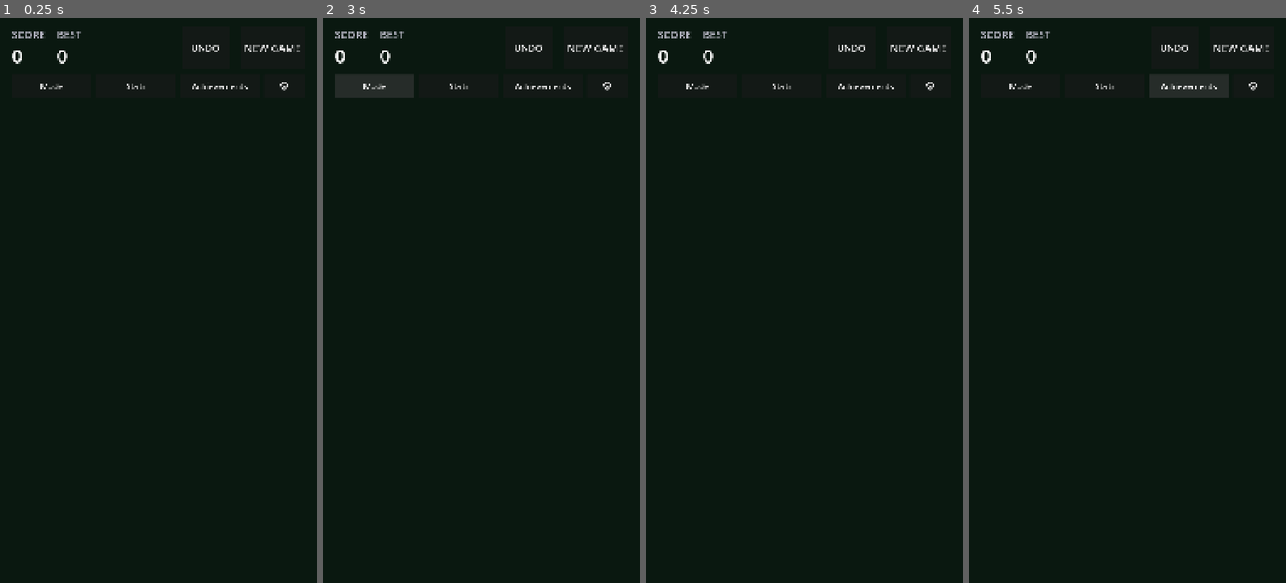
Above: before the commit, frames 1-4 (left to right).
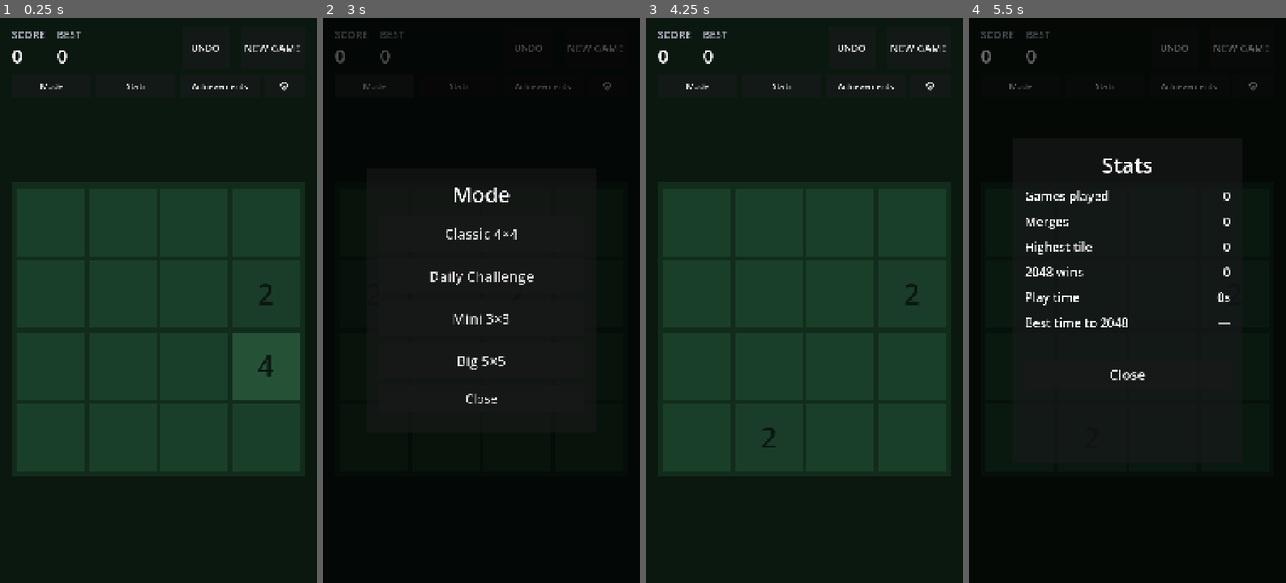
Above: after the commit, the same moments.

Repository: 0xRnato/2048
Game: Godot game, scene res://scenes/main.tscn
Two runs of this game, one before a commit and one after it. Both use one fixed random seed, a clock stepped at 60 frames per second and the inputs below.
Inputs (mouse positions are in pixels of both pictures, inside the frame that each line leads up to):
- Up to frame 1 (0.25 s): no input
- Up to frame 2 (3 s): click "NEW GAME" at 0.5 s; click "NEW GAME" at 1.25 s; click "UNDO" at 2 s; click "Mode" at 2.75 s
- Up to frame 3 (4.25 s): click (804, 232) at 3.5 s, where only the run after the commit has a clickable "Classic 4×4"
- Up to frame 4 (5.5 s): click "Stats" at 4.25 s; click "Achievements" at 5 s

The runs differ from the first frame. In frame 1, 41% of the frame differs, in the area x 5-95%, y 30-81%; in frame 2, 2.7%; in frame 3, 41%; in frame 4, 3.1%.
Error before the commit: Parse Error: Cannot get return value of call to "play_slide()" because it returns "void". (res://scripts/ui/board_view.gd:129)

Commit message:
fix(ui): replace coroutine return capture with timer-based animation sync

Diff:
--- a/scripts/game/board_theme.gd
+++ b/scripts/game/board_theme.gd
@@ -17,6 +17,9 @@
 func color_for(value: int) -> Color:
 	if value == 0:
 		return empty_cell
+	var key: String = str(value)
+	if tile_palette.has(key):
+		return tile_palette[key]
 	if tile_palette.has(value):
 		return tile_palette[value]
 	return high_value_bg
--- a/scripts/ui/board_view.gd
+++ b/scripts/ui/board_view.gd
@@ -115,10 +115,9 @@
 	_animate(result)
 
 func _animate(result: MoveResult) -> void:
-	var next_map: Dictionary = {}   # final cell → TileView (after slides + merges)
+	var next_map: Dictionary = {}   # final cell → TileView after slides + merges.
 
-	# 1. Slides — tile moves, value unchanged.
-	var slide_awaits: Array = []
+	# 1. Slides — tile moves, value unchanged. Fire-and-forget tween.
 	for s in result.slides:
 		var slide: MoveResult.Slide = s
 		var tile: TileView = _tiles_by_cell.get(slide.from)
@@ -126,29 +125,26 @@
 			continue
 		tile.cell_pos = slide.to
 		next_map[slide.to] = tile
-		slide_awaits.append(tile.play_slide(_cell_to_pixel(slide.to)))
+		tile.play_slide(_cell_to_pixel(slide.to))
 
-	# 2. Merges — two sources converge, one is freed, survivor takes new value.
-	var merge_awaits: Array = []
-	var survivors: Array = []   # {tile: TileView, new_value: int}
+	# 2. Merges — both source tiles tween to target cell; one is freed, survivor
+	# takes the doubled value after the slide phase completes.
+	var survivors: Array = []
 	for m in result.merges:
 		var merge: MoveResult.Merge = m
 		var tile_a: TileView = _tiles_by_cell.get(merge.from_a)
 		var tile_b: TileView = _tiles_by_cell.get(merge.from_b)
 		if tile_a != null:
-			merge_awaits.append(tile_a.play_slide(_cell_to_pixel(merge.to)))
+			tile_a.play_slide(_cell_to_pixel(merge.to))
 		if tile_b != null:
-			merge_awaits.append(tile_b.play_slide(_cell_to_pixel(merge.to)))
+			tile_b.play_slide(_cell_to_pixel(merge.to))
 		survivors.append({"tile_a": tile_a, "tile_b": tile_b, "to": merge.to, "value": merge.new_value})
 
-	# Await all slide + merge tweens to finish.
-	for a in slide_awaits:
-		await a
-	for a in merge_awaits:
-		await a
+	# Wait for the slide phase to finish (all slides share SLIDE_MS duration).
+	if not result.slides.is_empty() or not result.merges.is_empty():
+		await get_tree().create_timer(TileView.SLIDE_MS / 1000.0).timeout
 
-	# Resolve merges: keep one tile, free the other, set new value, play merge pop.
-	var pop_awaits: Array = []
+	# Resolve merges: free one source, set new value on survivor, play merge pop.
 	for entry in survivors:
 		var tile_a: TileView = entry["tile_a"]
 		var tile_b: TileView = entry["tile_b"]
@@ -160,12 +156,12 @@
 			tile_a.cell_pos = to
 			tile_a.set_value(value)
 			next_map[to] = tile_a
-			pop_awaits.append(tile_a.play_merge())
+			tile_a.play_merge()
 		elif is_instance_valid(tile_b):
 			tile_b.cell_pos = to
 			tile_b.set_value(value)
 			next_map[to] = tile_b
-			pop_awaits.append(tile_b.play_merge())
+			tile_b.play_merge()
 
 	# Tiles that did not slide or merge stay where they are.
 	for cell in _tiles_by_cell.keys():
@@ -177,14 +173,16 @@
 
 	_tiles_by_cell = next_map
 
-	for a in pop_awaits:
-		await a
+	# Wait for the merge pop to play out.
+	if not result.merges.is_empty():
+		await get_tree().create_timer(TileView.MERGE_POP_MS / 1000.0).timeout
 
 	# 3. Spawn — new tile appears.
 	if result.spawned != null:
 		var sp: MoveResult.Spawn = result.spawned
 		var new_tile: TileView = _make_tile(sp.at, sp.value)
-		await new_tile.play_spawn()
+		new_tile.play_spawn()
+		await get_tree().create_timer(TileView.SPAWN_MS / 1000.0).timeout
 
 	animating = false
 	animation_finished.emit()
--- a/scripts/ui/tile_view.gd
+++ b/scripts/ui/tile_view.gd
@@ -1,8 +1,8 @@
 class_name TileView extends Control
 
-## Single tile on the board. Owns its own value, palette lookup, and animations
-## (`play_slide`, `play_merge`, `play_spawn`). Animations are awaitable so
-## `BoardView` can orchestrate them in parallel and `await` the whole move.
+## Single tile on the board. Fire-and-forget animations: `play_slide`, `play_merge`,
+## `play_spawn` start their tweens but do NOT await. `BoardView` synchronises by
+## waiting on fixed-duration timers (see `SLIDE_MS` / `MERGE_POP_MS` / `SPAWN_MS`).
 
 const SLIDE_MS: int = 120
 const MERGE_POP_MS: int = 120
@@ -54,17 +54,14 @@
 	return 48
 
 # ---------------------------------------------------------------------------
-# Animations
+# Animations — fire the tween and return. Caller synchronises via timer.
 # ---------------------------------------------------------------------------
 
-## Tween `position` to `to_pos` with ease-out-cubic. Awaitable.
 func play_slide(to_pos: Vector2) -> void:
 	var tween: Tween = create_tween()
 	tween.tween_property(self, "position", to_pos, SLIDE_MS / 1000.0) \
 		.set_ease(Tween.EASE_OUT).set_trans(Tween.TRANS_CUBIC)
-	await tween.finished
 
-## Brief scale pop to signal a merge completion. Awaitable.
 func play_merge() -> void:
 	pivot_offset = size * 0.5
 	var half: float = MERGE_POP_MS / 2000.0
@@ -73,9 +70,7 @@
 		.set_ease(Tween.EASE_OUT).set_trans(Tween.TRANS_CUBIC)
 	tween.tween_property(self, "scale", Vector2.ONE, half) \
 		.set_ease(Tween.EASE_IN).set_trans(Tween.TRANS_CUBIC)
-	await tween.finished
 
-## Fade + scale from 0 → 1, for new tiles spawned on a successful move. Awaitable.
 func play_spawn() -> void:
 	pivot_offset = size * 0.5
 	scale = Vector2.ZERO
@@ -84,4 +79,3 @@
 	tween.tween_property(self, "scale", Vector2.ONE, SPAWN_MS / 1000.0) \
 		.set_ease(Tween.EASE_OUT).set_trans(Tween.TRANS_BACK)
 	tween.tween_property(self, "modulate:a", 1.0, SPAWN_MS / 1000.0)
-	await tween.finished
